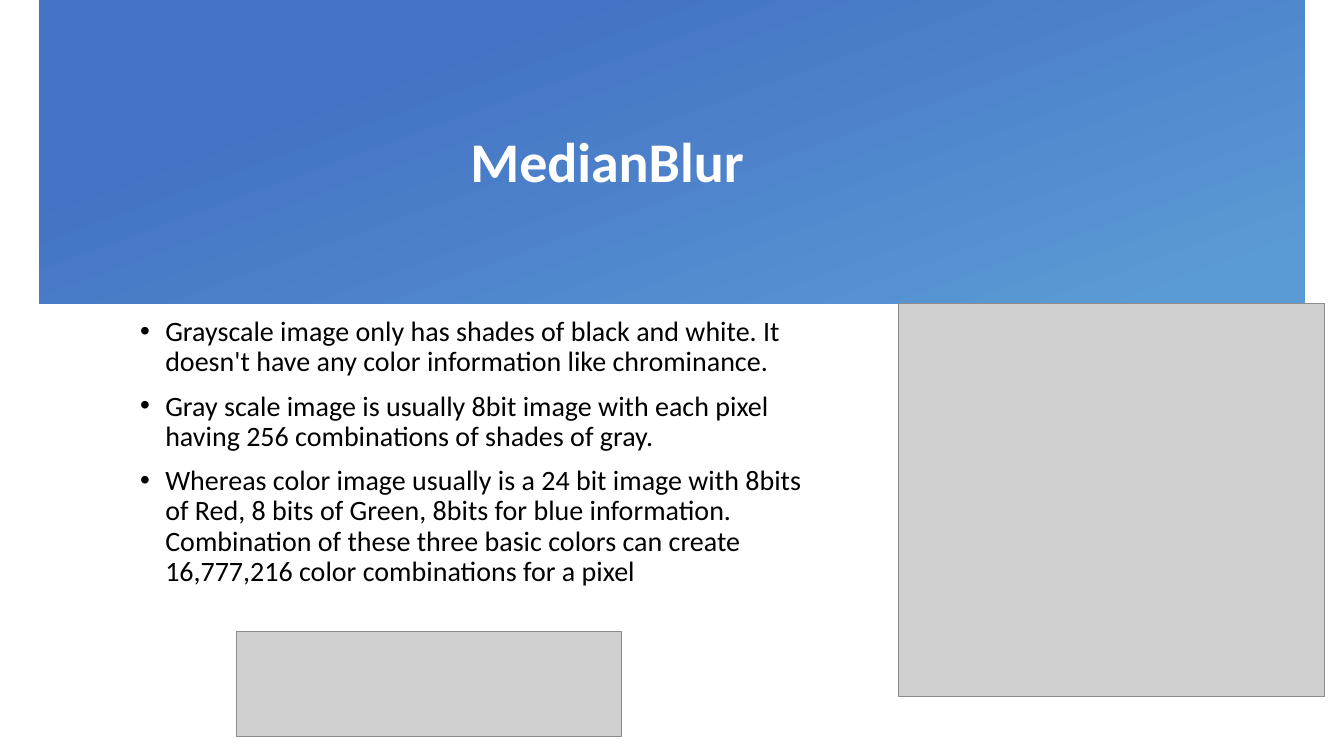
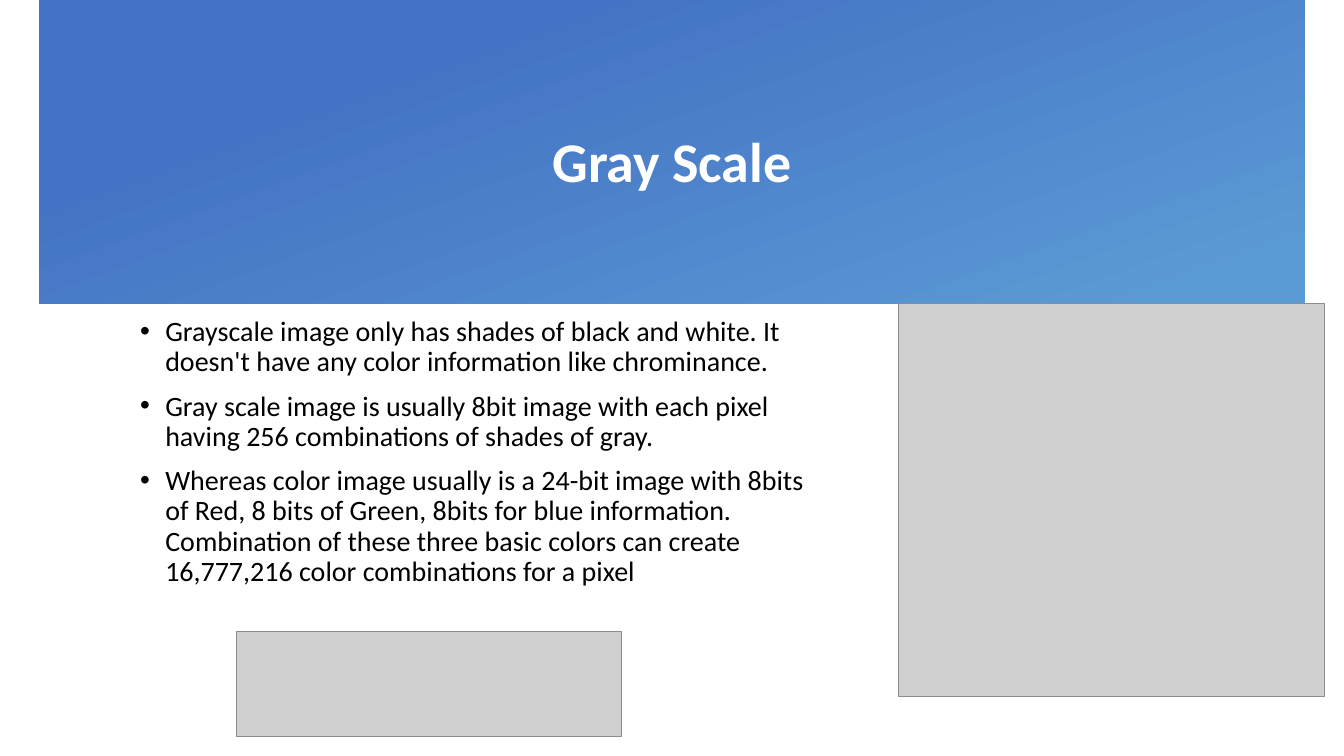
Before and after one commit to AshishGupta1992/DelhiTUG, a slide deck: slide 7 of OCR.pptx. Drawn at 1344x756 pixels with LibreOffice and Linux fonts; fonts in the diff are those of the drawing; grey boxes stand for pictures; background and template pictures are left out. Boxes give left, top, right and bottom in pixels: in the first picture for what was removed or moved away, otherwise in the second. Text is boxed around its words. In the diff, an @@ line names an element or a change of style, - is before the commit and + after.

```diff
--- a/OCR.pptx
+++ b/OCR.pptx
@@ title at box(552, 142, 791, 191): text changed @@
-MedianBlur
+Gray Scale
@@ text at box(165, 470, 804, 586): text changed @@
-• Whereas color image usually is a 24 bit image with 8bits of Red, 8 bits of Green, 8bits for blue information. Combination of these three basic colors can create 16,777,216 color combinations for a pixel
+• Whereas color image usually is a 24-bit image with 8bits of Red, 8 bits of Green, 8bits for blue information. Combination of these three basic colors can create 16,777,216 color combinations for a pixel
```
Also in this commit, not shown: 2 other slides changed, 1 slide added.
